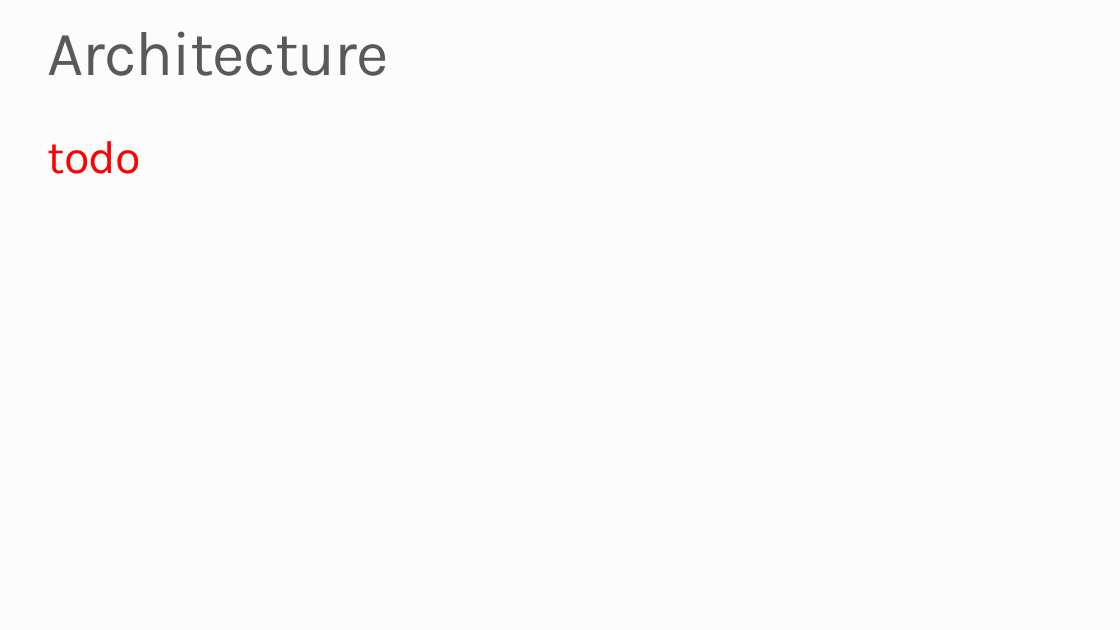
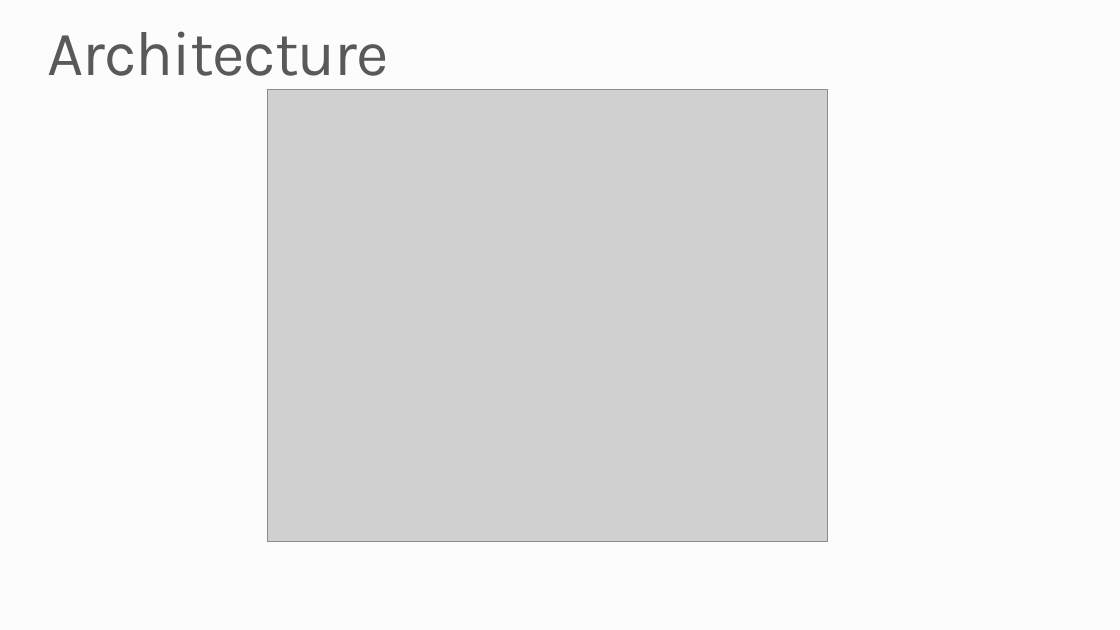
Before and after one commit to robdmoore/AzureWebAppsPresentation, a slide deck: slide 20 of Presentation.pptx. Drawn at 1120x630 pixels with LibreOffice and Linux fonts; fonts in the diff are those of the drawing; grey boxes stand for pictures; background and template pictures are left out. Boxes give left, top, right and bottom in pixels: in the first picture for what was removed or moved away, otherwise in the second. Text is boxed around its words. In the diff, an @@ line names an element or a change of style, - is before the commit and + after.

Commit message:
Completed the rest of the todo slides

```diff
--- a/Presentation.pptx
+++ b/Presentation.pptx
@@ picture added at (267,90,828,542) @@
@@ text removed at (48,141,141,174) @@
-todo
```
Also in this commit, not shown: 8 other slides changed, 3 slides added, 2 slides removed.
